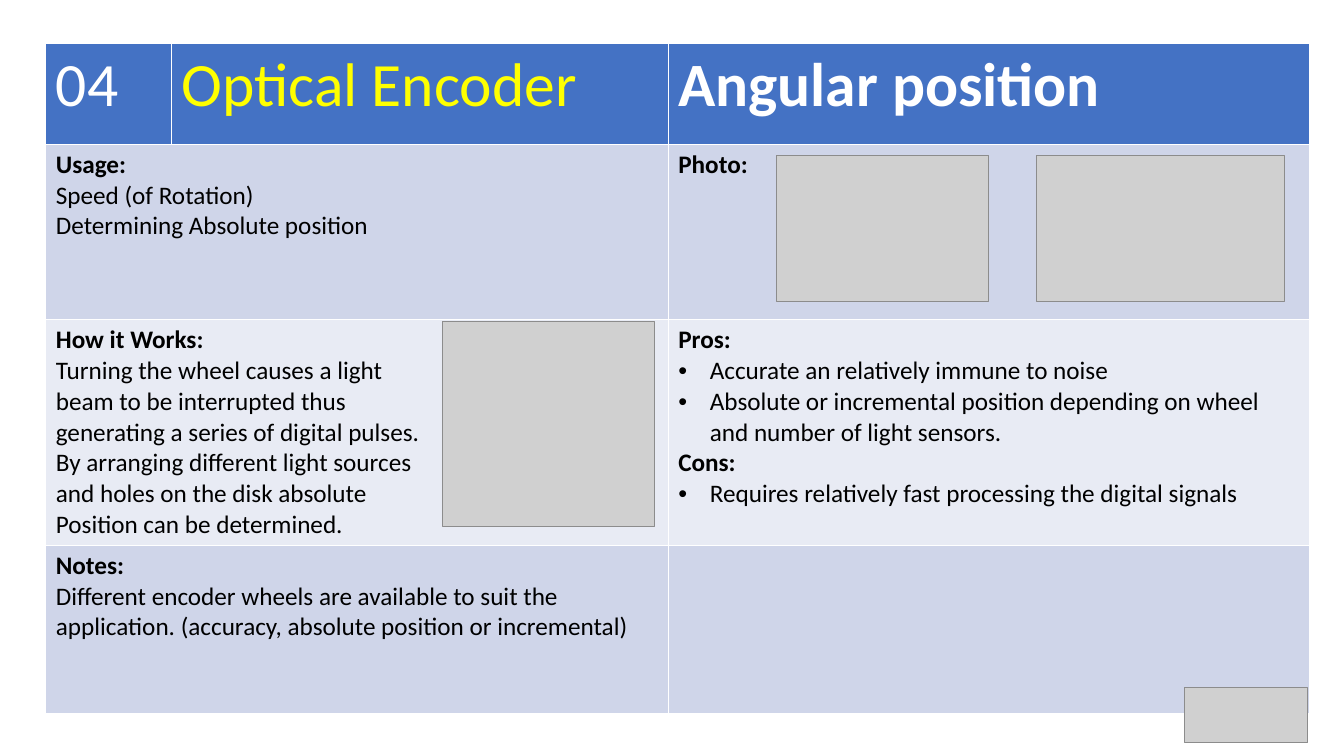
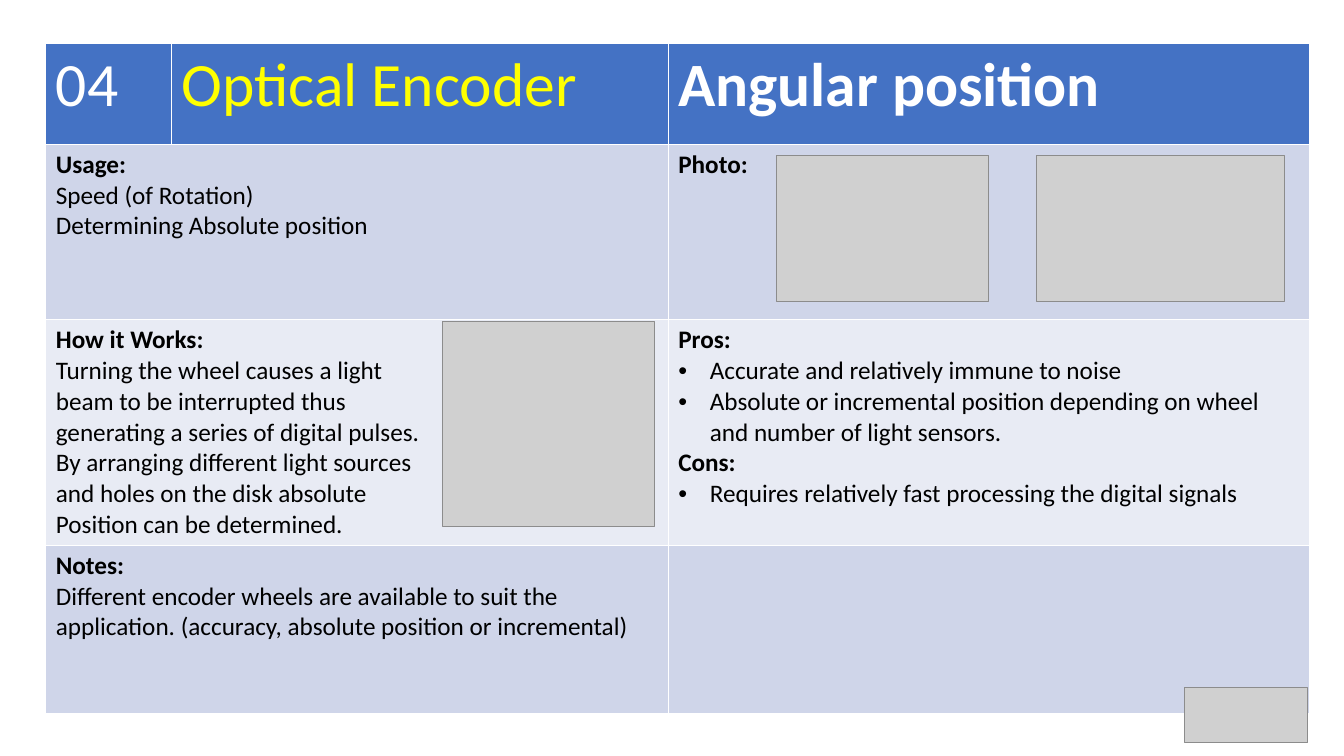
Before and after one commit to Alan-Lomax/MERG-SIG-Presentations, a slide deck: slide 17 of Arduino IO Compendium.pptx. Drawn at 1344x756 pixels with LibreOffice and Linux fonts; fonts in the diff are those of the drawing; grey boxes stand for pictures. Boxes give left, top, right and bottom in pixels: in the first picture for what was removed or moved away, otherwise in the second. Text is boxed around its words. In the diff, an @@ line names an element or a change of style, - is before the commit and + after.

```diff
--- a/Arduino IO Compendium.pptx
+++ b/Arduino IO Compendium.pptx
@@ table at bbox=[45, 43, 1310, 710] @@
-row 3, column 3: Pros: / Accurate an relatively immune to noise / Absolute or incremental position depending on wheel and number of light sensors. / Cons: / Requires relatively fast processing the digital signals
+row 3, column 3: Pros: / Accurate and relatively immune to noise / Absolute or incremental position depending on wheel and number of light sensors. / Cons: / Requires relatively fast processing the digital signals
```
Also in this commit, not shown: 4 other slides changed, 2 slides added, 4 other files.
